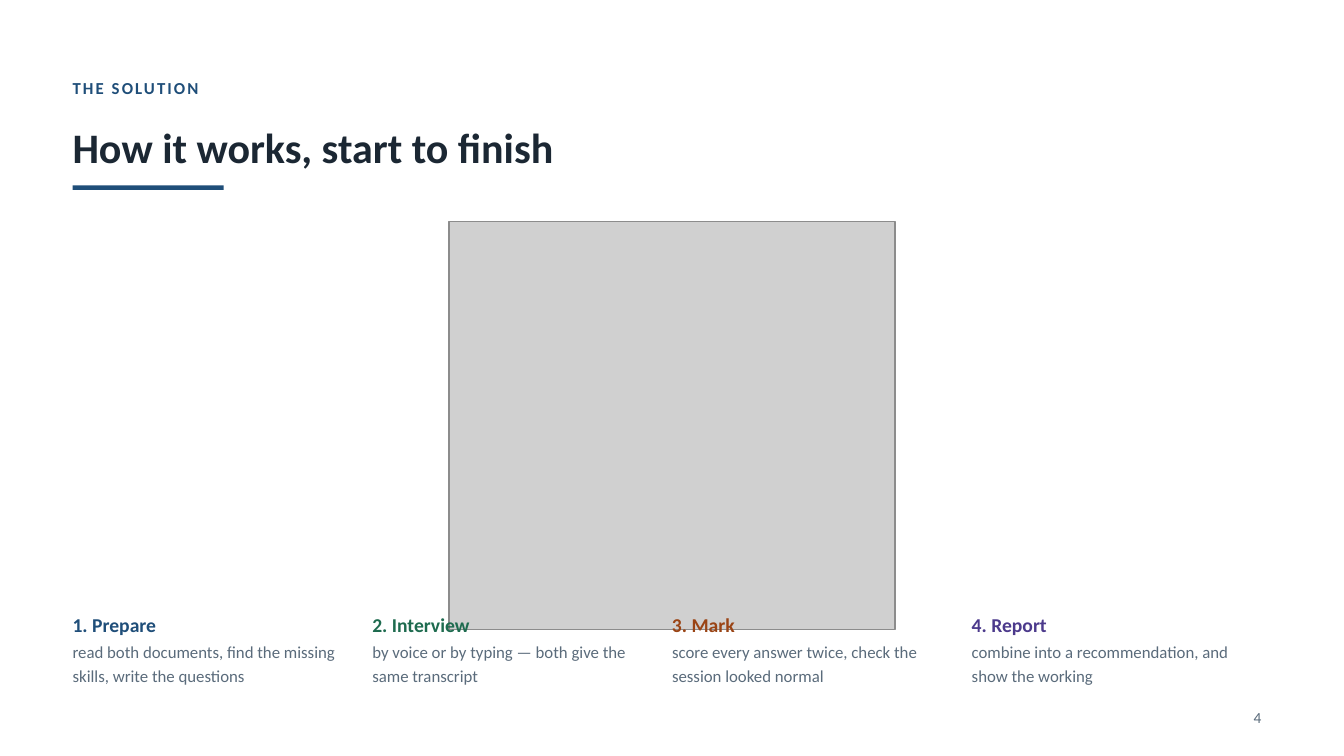
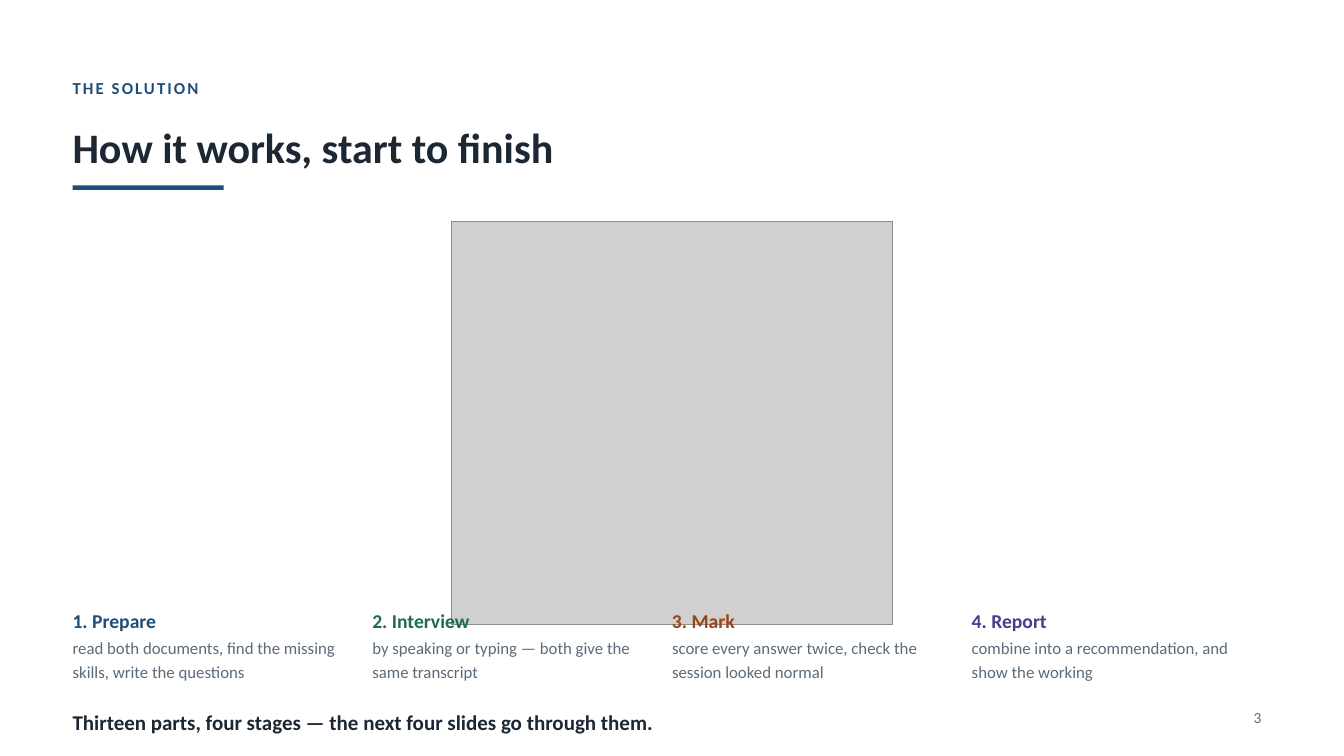
Before and after one commit to syedali254/interview_platform, a slide deck: slide 3 of submission/CMP7200_Viva_Presentation.pptx (slide 4 before the commit). Drawn at 1344x756 pixels with LibreOffice and Linux fonts; fonts in the diff are those of the drawing; grey boxes stand for pictures. Boxes give left, top, right and bottom in pixels: in the first picture for what was removed or moved away, otherwise in the second. Text is boxed around its words. In the diff, an @@ line names an element or a change of style, - is before the commit and + after.

```diff
--- a/submission/CMP7200_Viva_Presentation.pptx
+++ b/submission/CMP7200_Viva_Presentation.pptx
@@ picture: place and size @@
-picture at <box>449,222,894,630</box>
+picture at <box>452,222,892,625</box>
@@ text at <box>372,642,630,681</box>: text changed @@
-by voice or by typing — both give the same transcript
+by speaking or typing — both give the same transcript
@@ 7 texts: place and size @@
-7 texts at <box>73,616,1228,685</box>
+7 texts at <box>73,612,1228,681</box>
@@ text added at <box>73,715,653,734</box>, 15 pt, text #1B2733, bold @@
+Thirteen parts, four stages — the next four slides go through them.
@@ text at <box>1254,713,1262,723</box>: text changed @@
-4
+3
```
Also in this commit, not shown: 4 other slides changed, 4 slides added, 4 slides removed, 1 other file.
